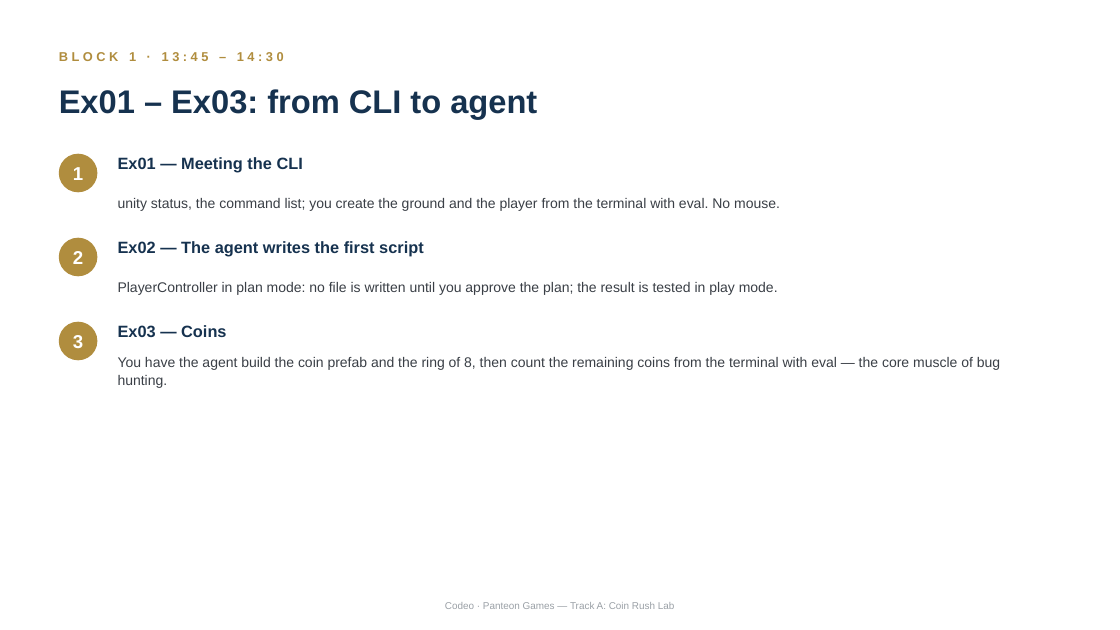
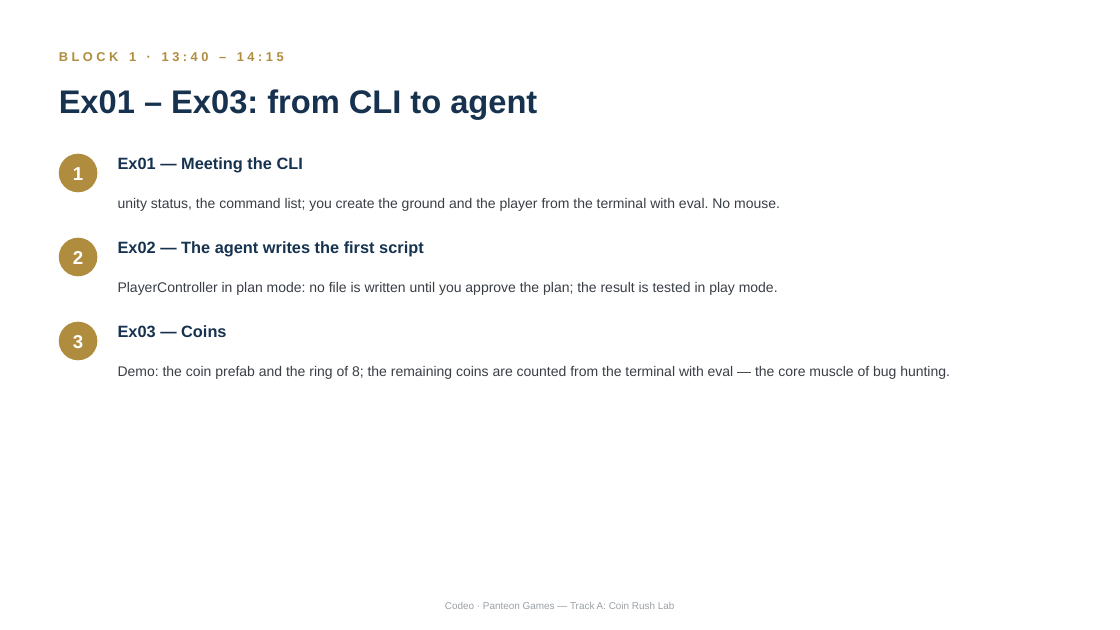
Before and after one commit to thickiran/panteon-workshop-materials, a slide deck: slide 5 of atolye_icerik/sunumlar/en/04_track_a_unity_cli_lab.pptx. Drawn at 1120x630 pixels with LibreOffice and Linux fonts; fonts in the diff are those of the drawing. Boxes give left, top, right and bottom in pixels: in the first picture for what was removed or moved away, otherwise in the second. Text is boxed around its words. In the diff, an @@ line names an element or a change of style, - is before the commit and + after.

```diff
--- a/atolye_icerik/sunumlar/en/04_track_a_unity_cli_lab.pptx
+++ b/atolye_icerik/sunumlar/en/04_track_a_unity_cli_lab.pptx
@@ text at (59, 52, 284, 61): text changed @@
-BLOCK 1 · 13:45 – 14:30
+BLOCK 1 · 13:40 – 14:15
@@ text at (118, 366, 950, 379): text changed @@
-You have the agent build the coin prefab and the ring of 8, then count the remaining coins from the terminal with eval — the core muscle of bug hunting.
+Demo: the coin prefab and the ring of 8; the remaining coins are counted from the terminal with eval — the core muscle of bug hunting.
```
Also in this commit, not shown: 8 other slides changed, 13 other files.
